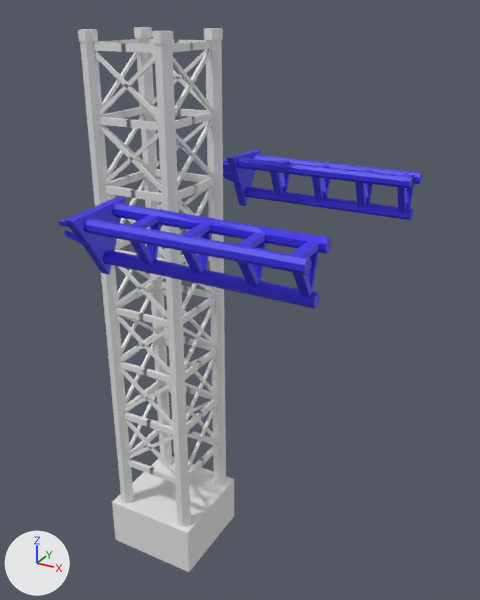
A saved change to the Blender file Assets/3D_Models/tower.blend.
The view is the same before and after, from a 50 mm camera at (19.8, -27.5, 29.4) aimed at (4.3, 0.8, 15.2). Lighting does not change. The marker at lower left points along +X, +Y and +Z.
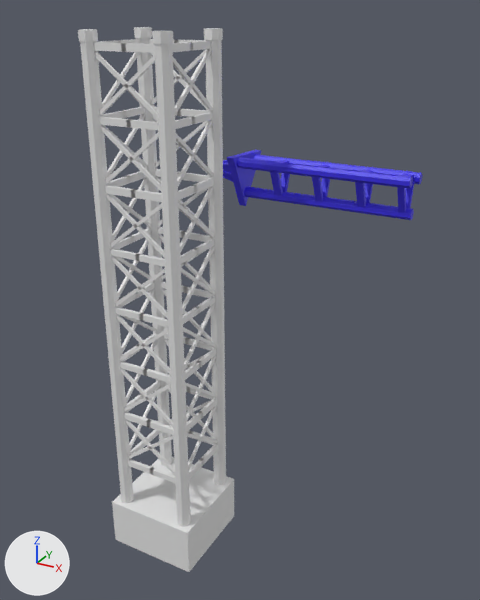
Commit message: just one arm

What differs and where, as boxes (x1, y1, x2, y2) in the pictures (480 x 600 px):
'Cylinder', reshaped (45% narrower, 56% shorter)
    before: (58, 150, 422, 309)
    after: (223, 150, 422, 220)
part 1 of me_cylinder, deleted (blue)
    before: (103, 203, 332, 309)
part 2 of me_cylinder, deleted (blue)
    before: (83, 218, 313, 297)
part 3 of me_cylinder, deleted (blue)
    before: (58, 197, 125, 274)

Patch to the scene script:
```diff
--- a/Assets/3D_Models/tower.blend.py
+++ b/Assets/3D_Models/tower.blend.py
@@ me_cylinder @@
 me_cylinder.from_pydata(...)  # 662 vertices, 622 faces; spans x -0.3..11.5, y -8.3..8.3, z -11.6..-8.5
 # used by ob_cylinder; location = (0.0, 0.0, 30.17)
+# me_cylinder part 1: the loose piece of 184 vertices spanning x 1.6..11.5, y -7.4..-5.2, z -11.0..-8.6 is deleted
+# me_cylinder part 2: the loose piece of 96 vertices spanning x 1.6..11.5, y -7.7..-6.3, z -10.8..-8.7 is deleted
+# me_cylinder part 3: the loose piece of 51 vertices spanning x -0.3..1.6, y -8.3..-4.8, z -11.6..-8.5 is deleted
 me_cylinder.materials.append(mat_material_001)
```
